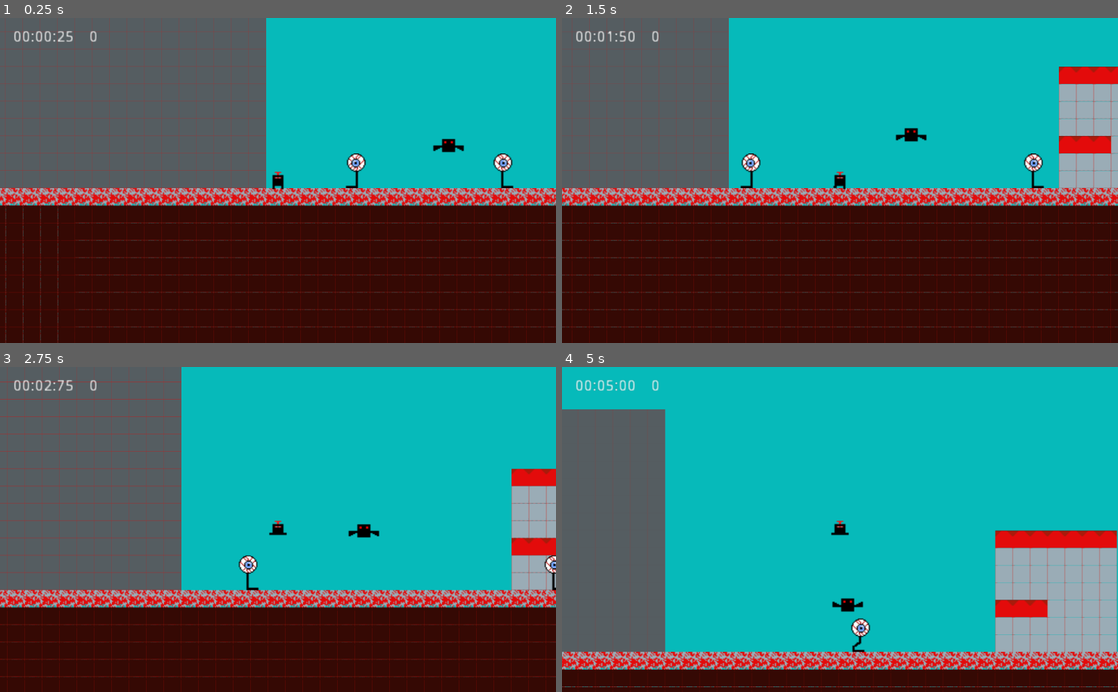
Above: before the commit, frames 1-4 (two rows, left to right).
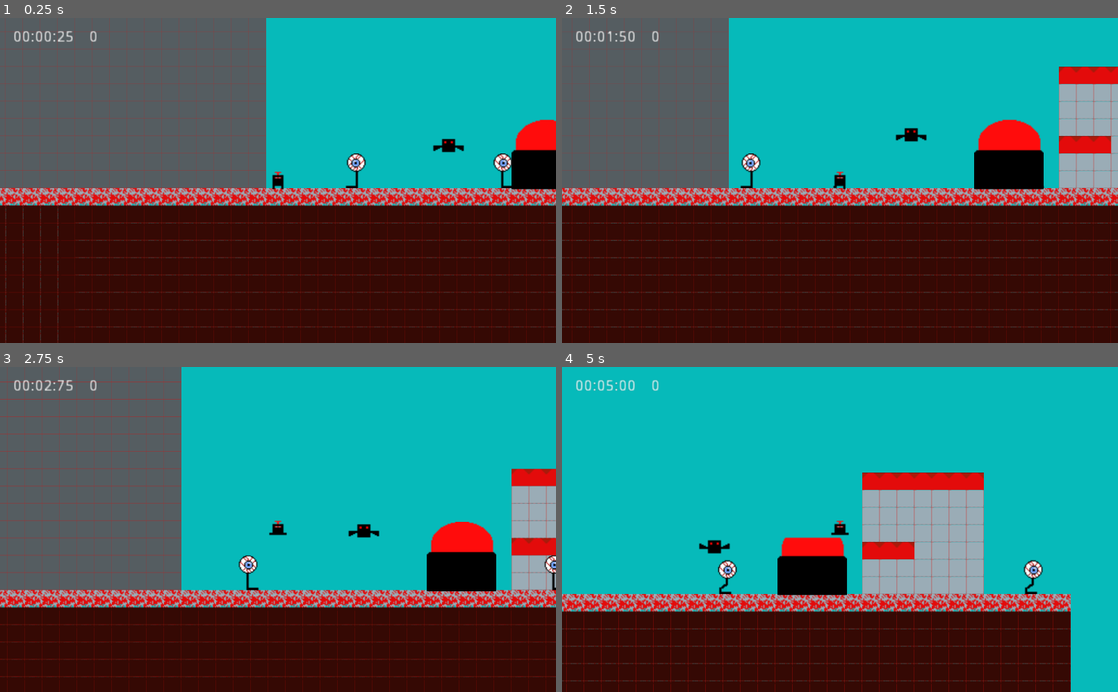
Above: after the commit, the same moments.

Repository: tompasini/Born4Lazers
Game: Godot game, scene res://Level1.tscn
Two runs of this game, one before a commit and one after it. Both use one fixed random seed, a clock stepped at 60 frames per second and the inputs below.
Inputs (mouse positions are in pixels of both pictures, inside the frame that each line leads up to):
- Up to frame 1 (0.25 s): no input
- Up to frame 2 (1.5 s): move the mouse to (962, 164) at 0.52 s; hold D (right) from 0.53 s (still down); tap Space (jump) at 0.6, 0.77, 1.07 s; move the mouse to (728, 196) at 1.27 s; tap Shift (run) at 1.35 s
- Up to frame 3 (2.75 s): tap Space (jump) at 1.52, 1.55, 1.82, 2.3 s; move the mouse to (333, 458) at 2.02 s; release D (right) at 2.03 s; hold A (left) from 2.03 s (still down); click (333, 458) at 2.1 s
- Up to frame 4 (5 s): move the mouse to (812, 594) at 2.77 s; release A (left) at 2.78 s; hold D (right) 2.78-4.28 s; tap Space (jump) at 2.85, 3.02, 3.32, 3.77, 3.8, 4.07, 4.52, 4.55, 4.82 s; move the mouse to (1006, 578) at 3.52 s; hold Shift (run) 3.53-4.28 s; move the mouse to (673, 480) at 4.27 s; hold A (left) from 4.28 s (still down); click (673, 480) at 4.35 s

The runs differ from the first frame. In frame 1, 1.6% of the frame differs, in the area x 92-100%, y 31-53%; in frame 2, 2.4%; in frame 3, 2.4%; in frame 4, 50%, in the area x 0-100%, y 13-100%.

Commit message:
red switch press

Diff:
--- /dev/null
+++ b/Interactables/Switches/RedSwitch.tscn
@@ -0,0 +1,31 @@
+[gd_scene load_steps=5 format=2]
+
+[ext_resource path="res://Assets/Interactables/Switches/Red Switch.png" type="Texture" id=1]
+[ext_resource path="res://Assets/Interactables/Switches/Red Switch Pressed.png" type="Texture" id=2]
+
+[sub_resource type="RectangleShape2D" id=2]
+extents = Vector2( 25.5, 12 )
+
+[sub_resource type="SpriteFrames" id=1]
+animations = [ {
+"frames": [ ExtResource( 1 ) ],
+"loop": true,
+"name": "default",
+"speed": 5.0
+}, {
+"frames": [ ExtResource( 2 ) ],
+"loop": true,
+"name": "pressed",
+"speed": 5.0
+} ]
+
+[node name="RedSwitch" type="Area2D"]
+collision_layer = 64
+
+[node name="CollisionShape2D" type="CollisionShape2D" parent="."]
+visible = false
+position = Vector2( 0.5, -20 )
+shape = SubResource( 2 )
+
+[node name="AnimatedSprite" type="AnimatedSprite" parent="."]
+frames = SubResource( 1 )
--- a/LZer.tscn
+++ b/LZer.tscn
@@ -23,14 +23,14 @@
 "name": "run",
 "speed": 5.0
 }, {
+"frames": [ ExtResource( 4 ) ],
+"loop": true,
+"name": "jump",
+"speed": 5.0
+}, {
 "frames": [ ExtResource( 9 ), ExtResource( 1 ), ExtResource( 10 ), ExtResource( 1 ) ],
 "loop": true,
 "name": "walk",
-"speed": 5.0
-}, {
-"frames": [ ExtResource( 4 ) ],
-"loop": true,
-"name": "jump",
 "speed": 5.0
 }, {
 "frames": [ ExtResource( 8 ), ExtResource( 8 ), ExtResource( 8 ), ExtResource( 1 ), ExtResource( 1 ), ExtResource( 6 ), ExtResource( 5 ), ExtResource( 7 ) ],
--- a/Level1.tscn
+++ b/Level1.tscn
@@ -1,9 +1,10 @@
-[gd_scene load_steps=12 format=2]
+[gd_scene load_steps=13 format=2]
 
 [ext_resource path="res://Resources/Tilesets/RedTileset1.tres" type="TileSet" id=1]
 [ext_resource path="res://LZer.tscn" type="PackedScene" id=2]
 [ext_resource path="res://Resources/Tilesets/RedTilesetOneWay.tres" type="TileSet" id=3]
 [ext_resource path="res://HUD/ScoreDisplay.tscn" type="PackedScene" id=4]
+[ext_resource path="res://Interactables/Switches/RedSwitch.tscn" type="PackedScene" id=5]
 [ext_resource path="res://Enemies/RedBat.tscn" type="PackedScene" id=8]
 [ext_resource path="res://Enemies/Eyebes.tscn" type="PackedScene" id=9]
 [ext_resource path="res://Assets/Backgrounds/Red World/Background #1.png" type="Texture" id=10]
@@ -81,6 +82,9 @@
 direction = 1
 detects_cliffs = false
 
+[node name="RedSwitch" parent="." instance=ExtResource( 5 )]
+position = Vector2( 306, 193 )
+
 [node name="LZer" parent="." instance=ExtResource( 2 )]
 position = Vector2( 60, 218 )
 
@@ -106,3 +110,4 @@
 margin_bottom = -125.0
 
 [connection signal="body_entered" from="FallZone" to="LZer" method="_on_FallZone_body_entered"]
+[connection signal="body_entered" from="RedSwitch" to="LZer" method="_on_RedSwitch_body_entered"]
--- /dev/null
+++ b/Scripts/Global/scene_manager.gd
@@ -0,0 +1,33 @@
+extends Node
+
+
+var current_scene = null
+var current_level = 1
+
+func _ready():
+	var root = get_tree().get_root()
+	current_scene = root.get_child(root.get_child_count() - 1)
+
+func goto_scene(path, level_change):
+	call_deferred("_deferred_goto_scene", path)
+
+func next_level():
+	current_level += 1
+	call_deferred("_deferred_goto_scene", "res://levels/Level" + str(current_level) + ".tscn")
+
+func _deferred_goto_scene(path):
+	get_tree().change_scene(path)
+#	# It is now safe to remove the current scene
+#	current_scene.free()
+#
+#	# Load the new scene.
+#	var s = ResourceLoader.load(path)
+#
+#	# Instance the new scene.
+#	current_scene = s.instance()
+#
+#	# Add it to the active scene, as child of root.
+#	get_tree().get_root().add_child(current_scene)
+#
+#	# Optionally, to make it compatible with the SceneTree.change_scene() API.
+#	get_tree().set_current_scene(current_scene)
--- a/Scripts/LZer.gd
+++ b/Scripts/LZer.gd
@@ -3,6 +3,7 @@
 var velocity = Vector2(0, 0)
 var damage = 5
 var alive = true
+var finished = false
 var direction = 1
 var speedMultiplier = 1
 const SPEED = 90
@@ -12,8 +13,10 @@
 
 signal dmg_power_up_collected
 
+signal finished_level
+
 func _physics_process(delta):
-	if(alive):
+	if(alive && !finished):
 		if (Input.is_action_pressed("right")):
 			direction = 1
 			if(Input.is_action_pressed("run")):
@@ -91,3 +94,8 @@
 func _on_AnimatedSprite_animation_finished():
 	if($AnimatedSprite.animation == 'dead'):
 		$Timer.start()
+
+
+func _on_RedSwitch_body_entered(body):
+	finished = true
+	get_parent().get_node("RedSwitch/AnimatedSprite").play("pressed")
--- a/project.godot
+++ b/project.godot
@@ -17,6 +17,7 @@
 [autoload]
 
 GlobalVariables="*res://Scripts/Global/global_variables.gd"
+SceneManager="*res://Scripts/Global/scene_manager.gd"
 
 [input]
 
@@ -54,6 +55,7 @@
 2d_physics/layer_4="item"
 2d_physics/layer_5="enemy"
 2d_physics/layer_6="laser"
+2d_physics/layer_7="switch"
 
 [physics]
 
